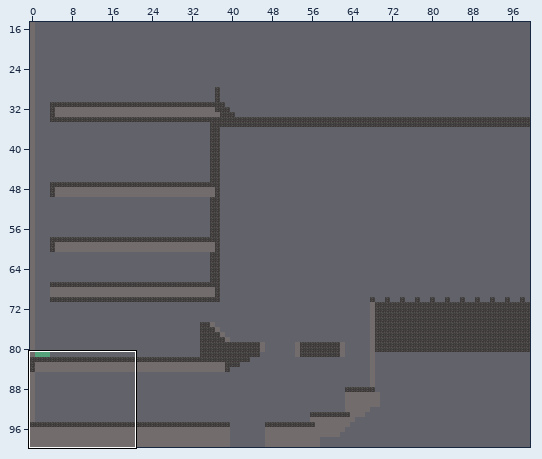
Two states of a Tiled map, Resources/world/area0/level0.tmx. Above, an overview of the earlier version with the close-up marked.
Close-up. As it was:
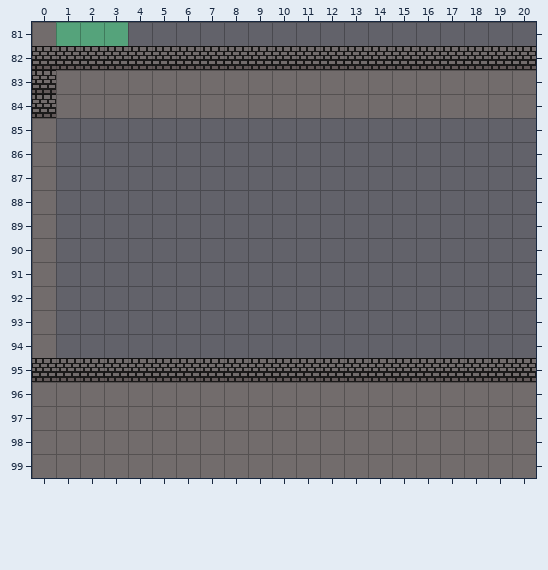
Cells are 16x16 px. Shown: x 0..20, y 81..99. The commit also changed other parts of the map, which this record leaves out. Tiles whose own drawing changed are shown in their newer look in all pictures.
Once edited:
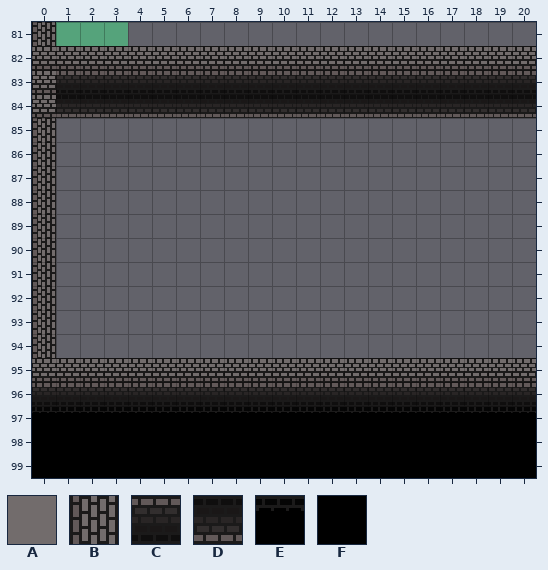
Key: from "tilesetMidlegr": A 0, B 0 turned 90, C 100, D 100 turned 180, E 200, F 300.
_ is an empty cell.
The edit:
Layer "midleground":
y 81: x 0 A -> B
y 83: x 1..20 AAAAAAAAAAAAAAAAAAAA -> CCCCCCCCCCCCCCCCCCCC
y 84: x 1..20 AAAAAAAAAAAAAAAAAAAA -> DDDDDDDDDDDDDDDDDDDD
y 85..94: x 0 A -> B
y 96: x 0..20 AAAAAAAAAAAAAAAAAAAAA -> CCCCCCCCCCCCCCCCCCCCC
y 97: x 0..20 AAAAAAAAAAAAAAAAAAAAA -> EEEEEEEEEEEEEEEEEEEEE
y 98..99: x 0..20 AAAAAAAAAAAAAAAAAAAAA -> FFFFFFFFFFFFFFFFFFFFF
Where, in picture pixels (left, top, right, bottom), the same in both close-ups:
changed: (32, 22, 56, 46)
changed: (32, 70, 536, 358)
changed: (32, 382, 536, 478)
